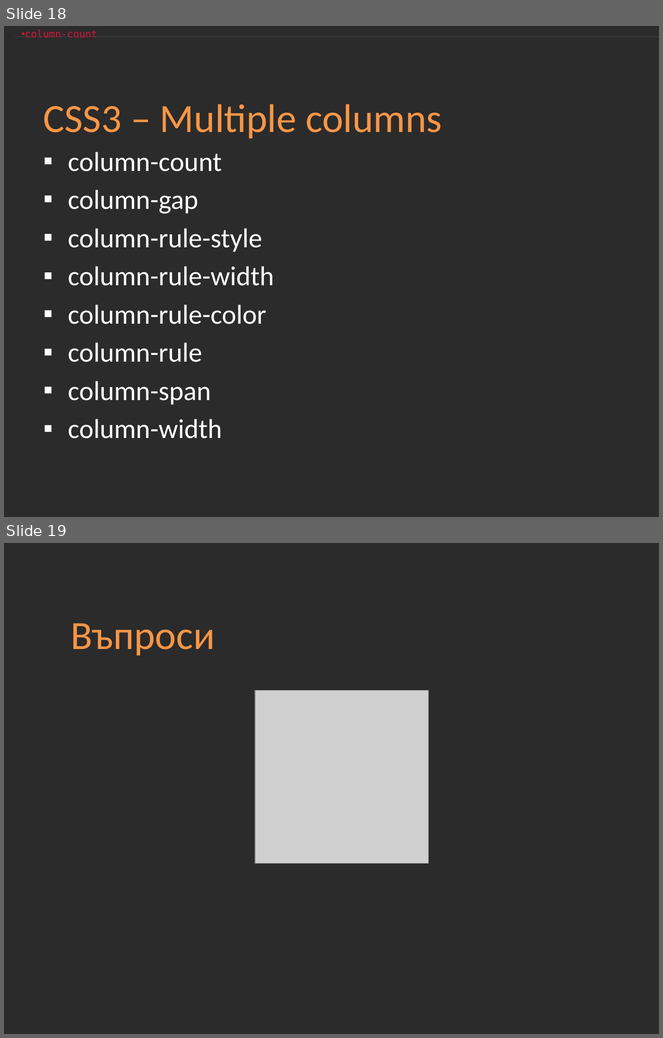
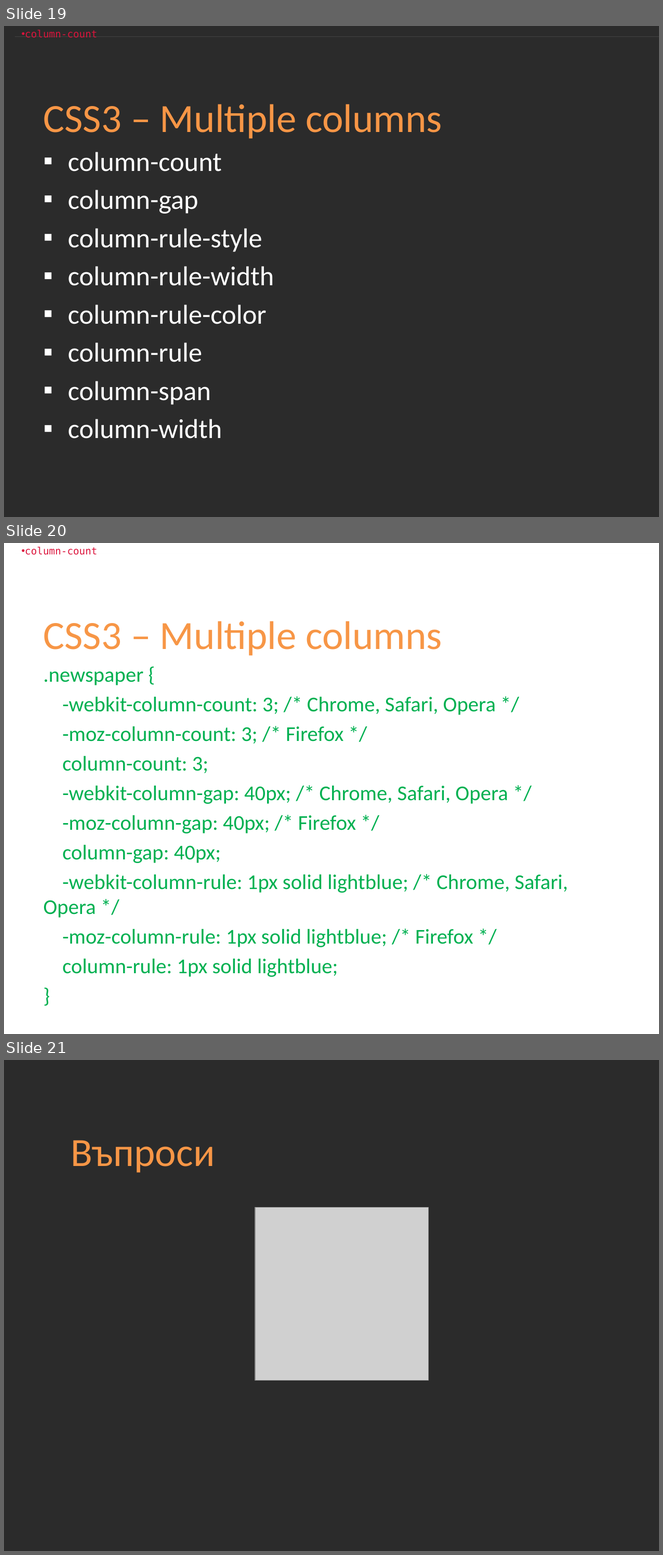
Before and after one commit to Academy-Soft-Intellect/Front-End-Course, a slide deck: 05-CSS3/05-CSS3.pptx. Shown one above the other, each under a label of ours: slides 18 and 19 before the commit, slides 19, 20 and 21 after it. The pictures are 663x1038 and 663x1555 pixels, drawn with LibreOffice and Linux fonts; fonts in the diff are those of the drawing; grey boxes stand for pictures; background and template pictures are left out; a plain dark background stands for a picture behind light text. Boxes give left, top, right and bottom in pixels: in the first picture for what was removed or moved away, otherwise in the second. Text is boxed around its words. In the diff, an @@ line names an element or a change of style, - is before the commit and + after.

```diff
--- a/05-CSS3/05-CSS3.pptx
+++ b/05-CSS3/05-CSS3.pptx
@@ slide 20 added at box(4, 543, 659, 1034), background picture (left out) @@
@@ text added at box(25, 547, 97, 555), 11 pt, text #DC143C @@
+• column-count
@@ title added at box(44, 621, 442, 656), 44 pt, text #F79646 @@
+CSS3 – Multiple columns
@@ text added at box(44, 671, 568, 977), 23.2 pt, text #00B050 @@
+.newspaper {
+-webkit-column-count: 3; /* Chrome, Safari, Opera */
+-moz-column-count: 3; /* Firefox */
+column-count: 3;
+-webkit-column-gap: 40px; /* Chrome, Safari, Opera */
+-moz-column-gap: 40px; /* Firefox */
+column-gap: 40px;
+-webkit-column-rule: 1px solid lightblue; /* Chrome, Safari, Opera */
+-moz-column-rule: 1px solid lightblue; /* Firefox */
+column-rule: 1px solid lightblue;
+}
@@ what was slide 18 is now slide 19 @@
@@ what was slide 19 is now slide 21 @@
```
Also in this commit, not shown: 6 slides changed, 1 other slide added, 1 other file.
